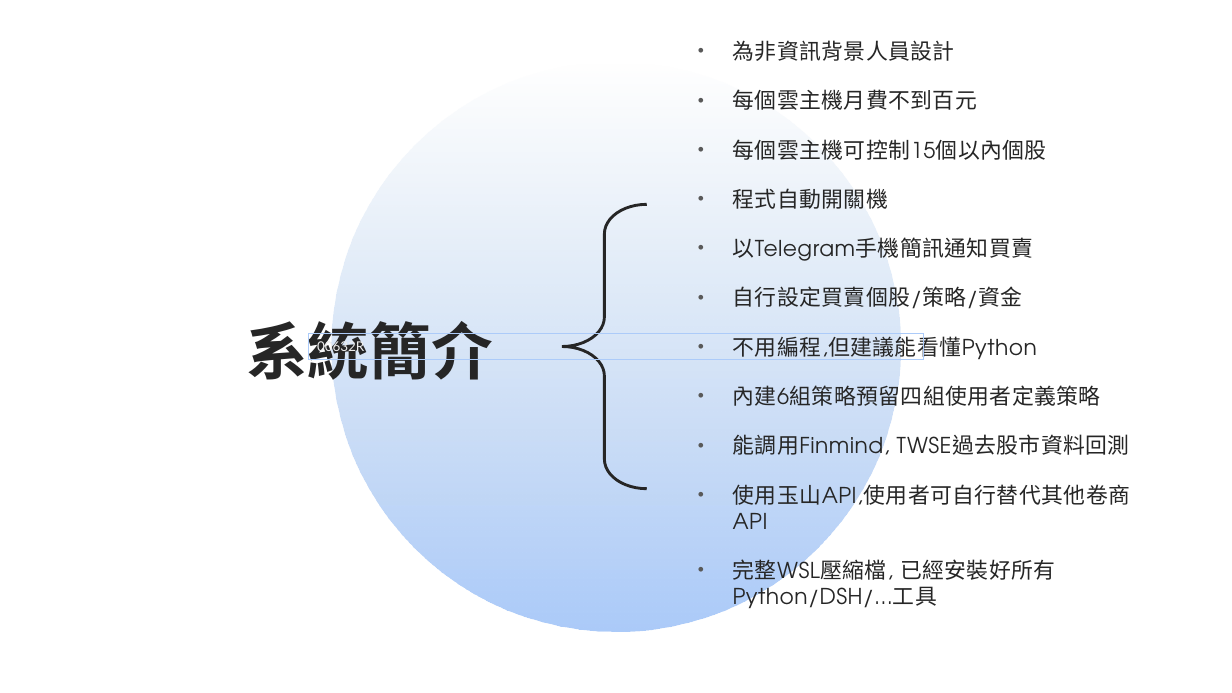
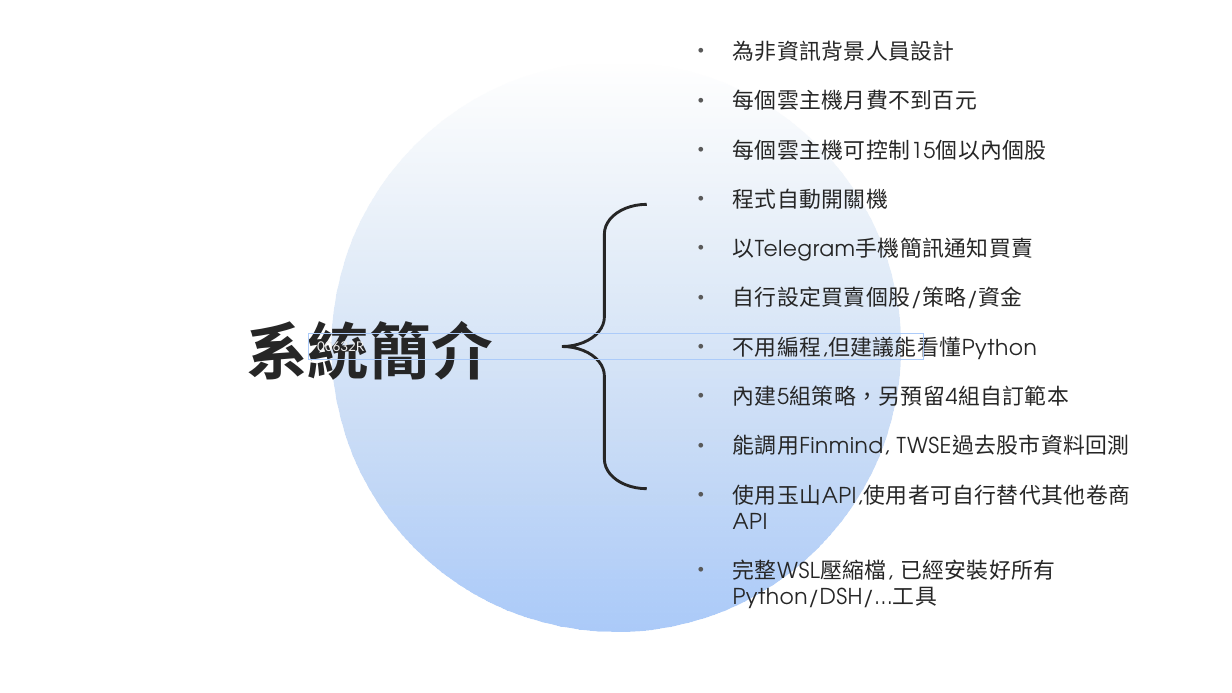
Before and after one commit to dinchentech/tw-selfselect, a slide deck: slide 5 of plans/ppt/TW-SELFSELECT台股買賣自動化系統-W1-講稿版.pptx. Drawn at 1232x693 pixels with LibreOffice and Linux fonts; fonts in the diff are those of the drawing. Boxes give left, top, right and bottom in pixels: in the first picture for what was removed or moved away, otherwise in the second. Text is boxed around its words. In the diff, an @@ line names an element or a change of style, - is before the commit and + after.

Commit message:
W1 S5 策略數修正為「內建 5 組＋自訂 4 組」，重錄 S5 配音並重建配音版／MP4

```diff
--- a/plans/ppt/TW-SELFSELECT台股買賣自動化系統-W1-講稿版.pptx
+++ b/plans/ppt/TW-SELFSELECT台股買賣自動化系統-W1-講稿版.pptx
@@ text at bbox=[733, 382, 1069, 410]: text changed @@
-• 內建6組策略預留四組使用者定義策略
+• 內建5組策略，另預留4組自訂範本
```
Also in this commit, not shown: 1 other file.
